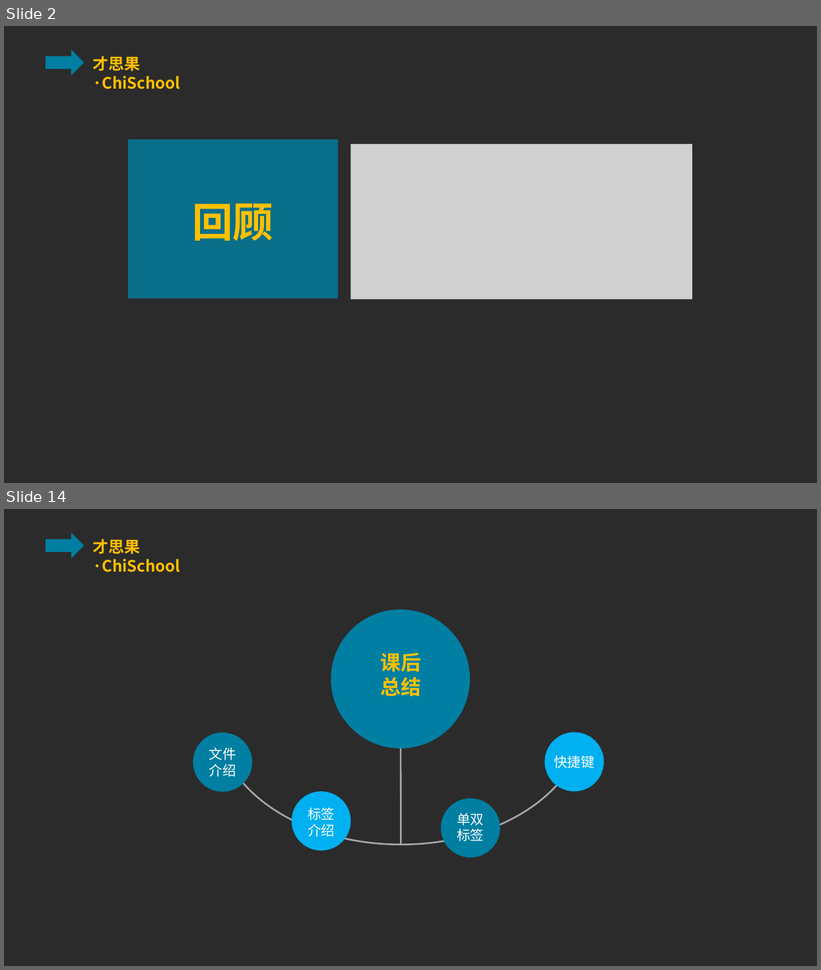
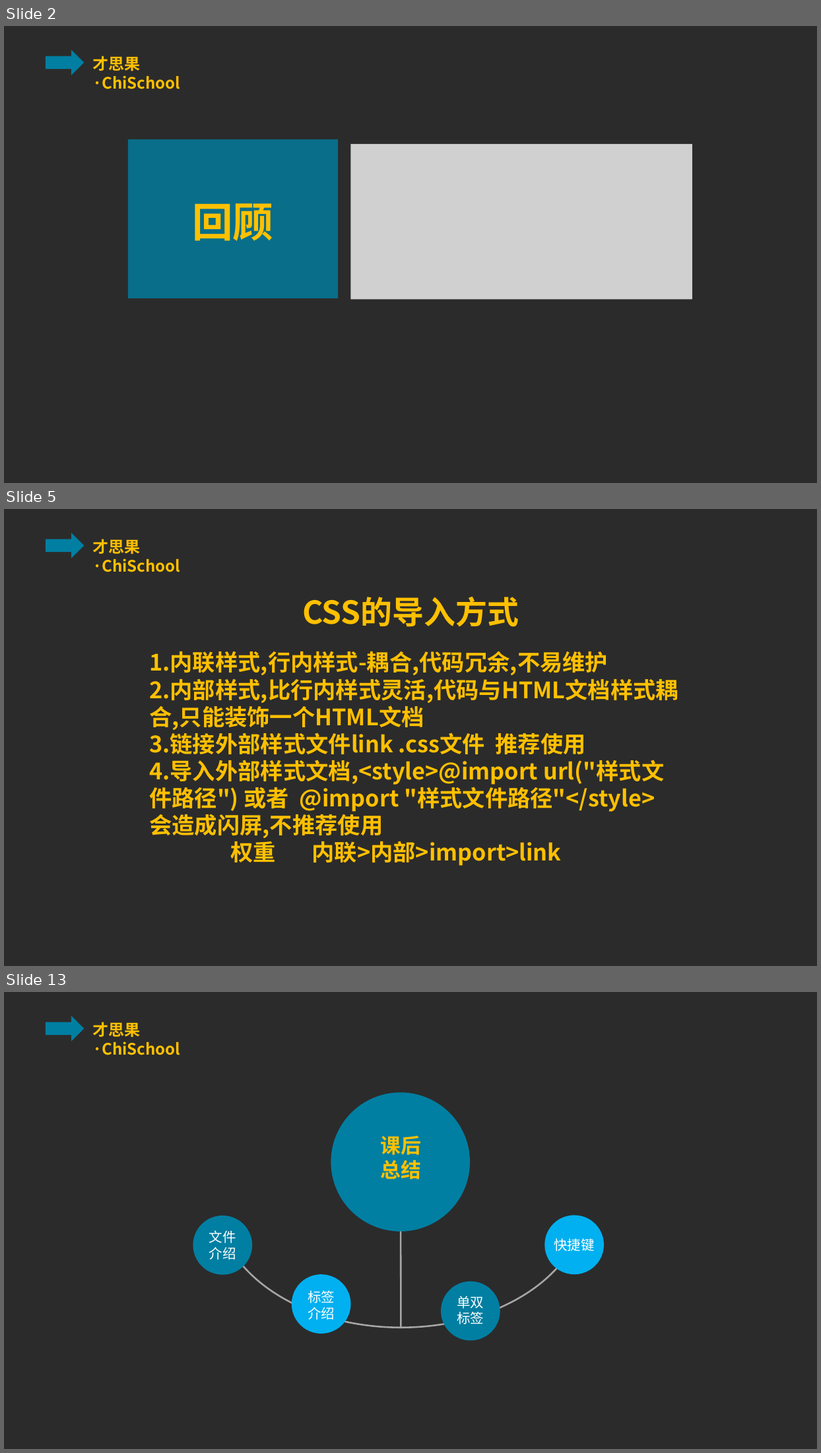
Before and after one commit to ppliu1987/chichool, a slide deck: html/class/lesson_five/lesson_five.pptx. Shown one above the other, each under a label of ours: slides 2 and 14 before the commit, slides 2, 5 and 13 after it; the slides between them are not shown. The pictures are 821x970 and 821x1453 pixels, drawn with LibreOffice and Linux fonts; fonts in the diff are those of the drawing; grey boxes stand for pictures; background and template pictures are left out; a plain dark background stands for a picture behind light text. Boxes give left, top, right and bottom in pixels: in the first picture for what was removed or moved away, otherwise in the second. Text is boxed around its words. In the diff, an @@ line names an element or a change of style, - is before the commit and + after.

```diff
--- a/html/class/lesson_five/lesson_five.pptx
+++ b/html/class/lesson_five/lesson_five.pptx
@@ slide 5 added at [4,509,817,966], background picture (left out); not listed: 2 template elements that a slide beside it also shows @@
@@ text added at [302,597,519,627], 28 pt, text #FFC000, bold @@
+CSS的导入方式
@@ text added at [149,652,679,866], 20 pt, text #FFC000, bold @@
+1.内联样式,行内样式-耦合,代码冗余,不易维护
+2.内部样式,比行内样式灵活,代码与HTML文档样式耦合,只能装饰一个HTML文档
+3.链接外部样式文件link .css文件 推荐使用
+4.导入外部样式文档,<style>@import url("样式文件路径") 或者 @import "样式文件路径"</style> 会造成闪屏,不推荐使用
+权重 内联>内部>import>link
@@ what was slide 14 is now slide 13 @@
```
Also in this commit, not shown: 2 slides changed, 8 other slides added, 10 slides removed, 3 other files.
